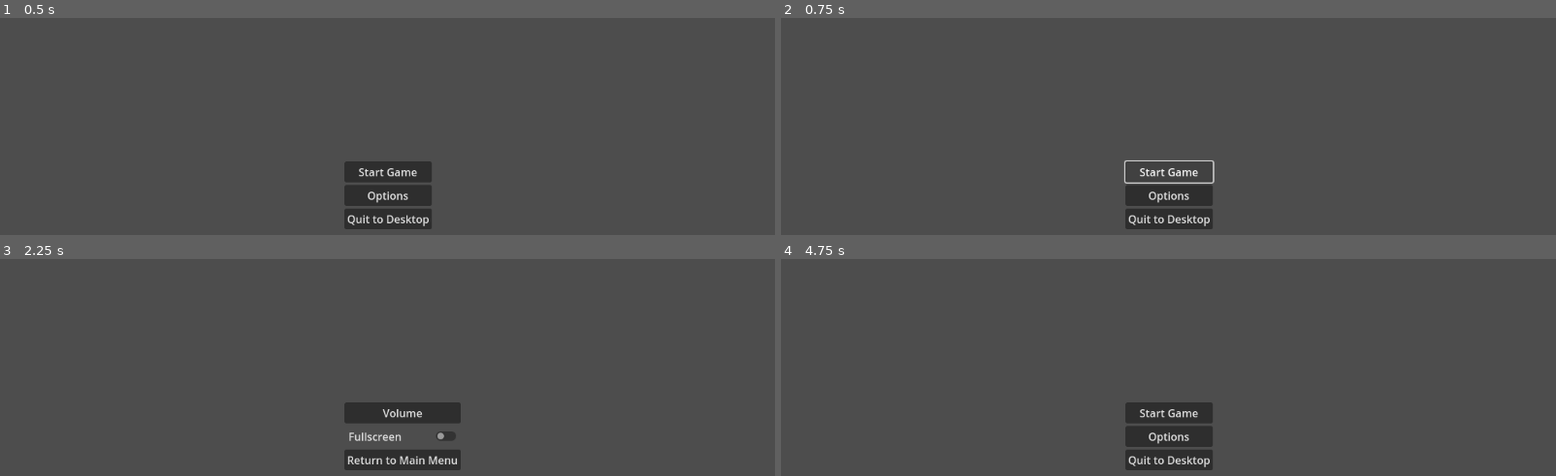
Above: before the commit, frames 1-4 (two rows, left to right).
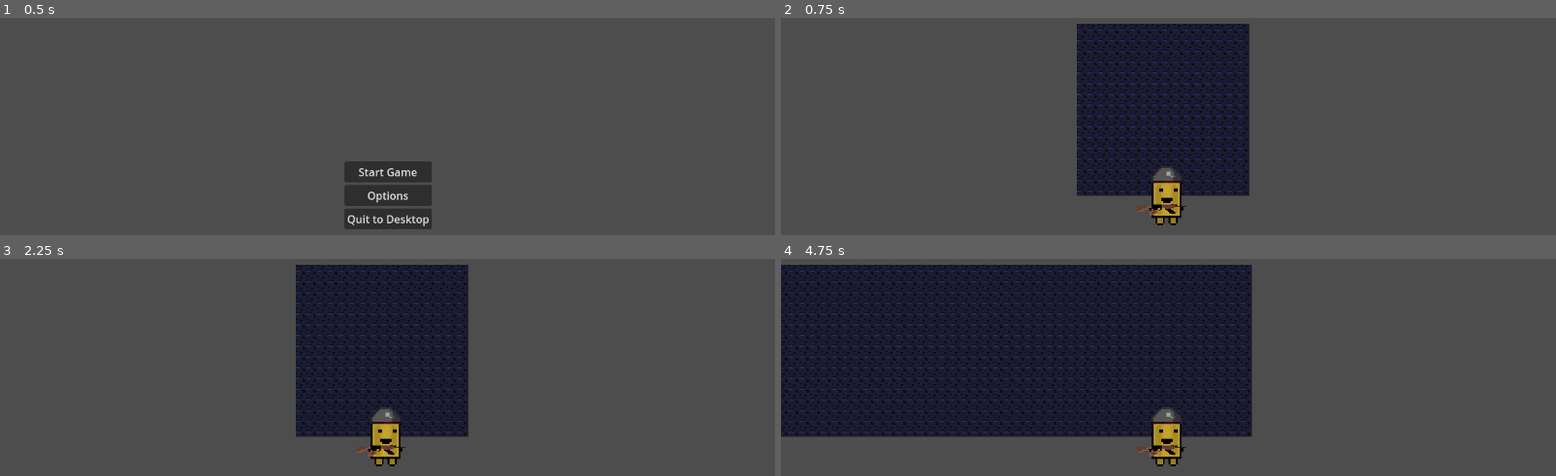
Above: after the commit, the same moments.

Repository: bwoodward523/Sporo
Game: Godot game, scene res://Menu.tscn
Two runs of this game, one before a commit and one after it. Both use one fixed random seed, a clock stepped at 60 frames per second and the inputs below.
Inputs (mouse positions are in pixels of both pictures, inside the frame that each line leads up to):
- Up to frame 1 (0.5 s): no input
- Up to frame 2 (0.75 s): click "Start Game" at 0.5 s
- Up to frame 3 (2.25 s): click (387, 413) at 1.25 s, where only the run before the commit has a clickable "Start Game"; click (387, 436) at 2 s, where only the run before the commit has a clickable "Options"
- Up to frame 4 (4.75 s): click (1184, 460) at 2.75 s, where only the run before the commit has a clickable "Return to Main Menu"; tap Enter (ui_accept) at 3.5, 3.77, 4.52 s; move the mouse to (1339, 415) at 3.52 s; hold D (moveRight) from 3.53 s (still down); click (1339, 415) at 3.6 s; move the mouse to (1013, 458) at 4.27 s; click (1013, 458) at 4.35 s

Frame 1 is identical in both runs. In frame 2, 19% of the frame differs, in the area x 38-61%, y 2-98%; in frame 3, 18%; in frame 4, 49%, in the area x 0-61%, y 2-98%.
Error before the commit: Parse Error: Unexpected "[" in class body. (res://Scenes/player.tscn::GDScript_2vypb:48)

Commit message:
added tilemap

Diff:
--- a/Scenes/player.tscn
+++ b/Scenes/player.tscn
@@ -1,6 +1,5 @@
 [gd_scene load_steps=9 format=3 uid="uid://whd11j441bhe"]
 
-[ext_resource type="Script" path="res://Scenes/player.gd" id="1_vaacn"]
 [ext_resource type="Texture2D" uid="uid://2q5lrp74xdxl" path="res://Assets/MainBulletSpriteSheet.png" id="2_rr0v0"]
 [ext_resource type="Texture2D" uid="uid://c72qd3p7md3qe" path="res://Assets/AR.png" id="3_0f8ul"]
 
@@ -50,7 +49,7 @@
 	move_and_slide()
 	pass
 
-
+"
 
 [sub_resource type="CapsuleShape2D" id="CapsuleShape2D_fba2d"]
 radius = 7.0
@@ -101,7 +100,7 @@
 
 [node name="CharacterBody2D" type="CharacterBody2D"]
 scale = Vector2(1.525, 1.525)
-script = ExtResource("1_vaacn")
+script = SubResource("GDScript_2vypb")
 
 [node name="Sprite2D" type="Sprite2D" parent="."]
 scale = Vector2(1.8125, 1.8125)
--- a/TestWorld.tscn
+++ b/TestWorld.tscn
@@ -1,6 +1,6 @@
-[gd_scene load_steps=3 format=3 uid="uid://dhmsoifjhyut7"]
+[gd_scene load_steps=8 format=3 uid="uid://dhmsoifjhyut7"]
 
-[ext_resource type="Script" path="res://main.gd" id="1_qom2t"]
+[ext_resource type="Texture2D" uid="uid://bahx35r2f6ec1" path="res://Assets/testtile.png" id="1_bcerp"]
 [ext_resource type="PackedScene" uid="uid://whd11j441bhe" path="res://Scenes/player.tscn" id="2_qtbt2"]
 [ext_resource type="Texture2D" uid="uid://cr34q3fvdsj8i" path="res://Assets/lava.png" id="2_rob4c"]
 [ext_resource type="Script" path="res://TileMap.gd" id="3_nbbm3"]
@@ -46,7 +46,6 @@
 sources/1 = SubResource("TileSetAtlasSource_pan5r")
 
 [node name="main" type="Node2D"]
-script = ExtResource("1_qom2t")
 
 [node name="TileMap" type="TileMap" parent="."]
 tile_set = SubResource("TileSet_r4gy3")
